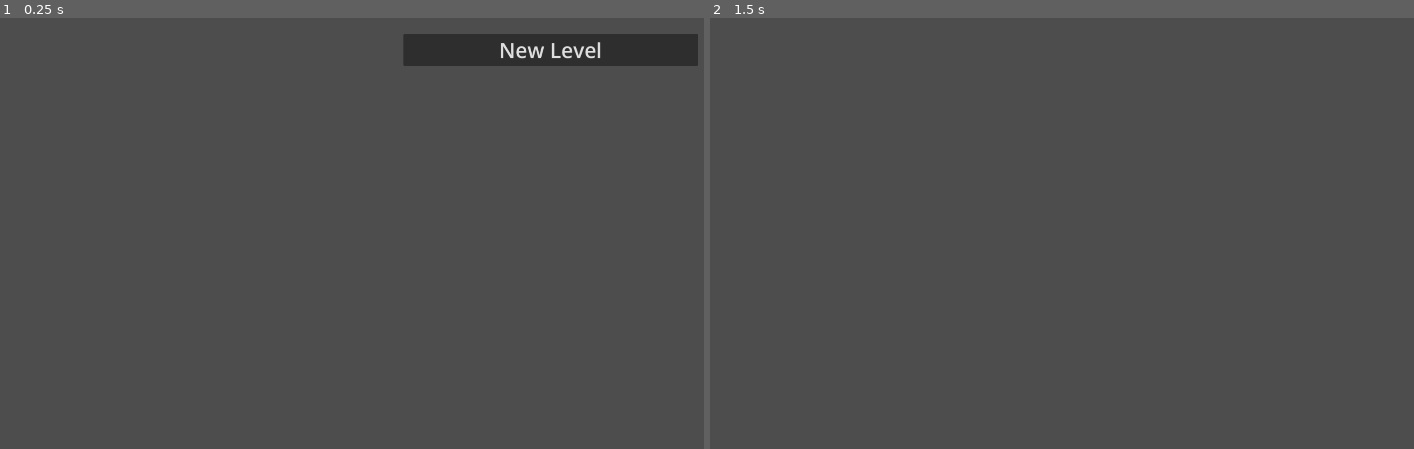
Above: before the commit, frames 1-2 (left to right).
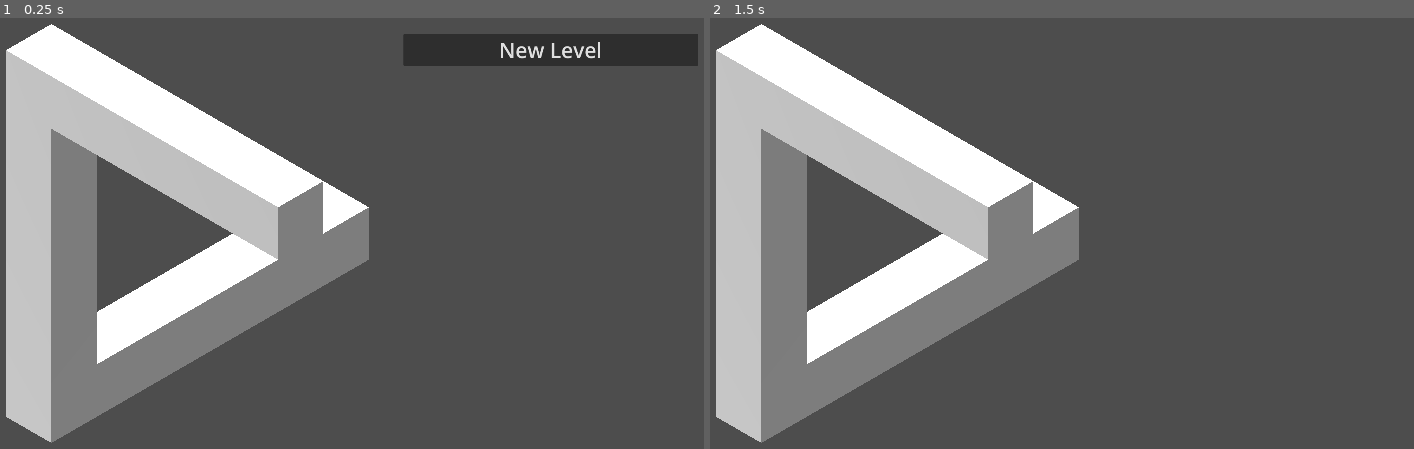
Above: after the commit, the same moments.

Repository: hangmanonbenzene/small_canyon
Game: Godot game, scene res://app/main/main.tscn
Same seed, same stepped clock (60 frames per second), same inputs: the game is played once before the commit and once after it.
Inputs:
- Up to frame 1 (0.25 s): no input
- Up to frame 2 (1.5 s): click "New Level" at 0.5 s; tap Enter at 1.25 s; hold Space (toggle_cam) from 1.28 s (still down)

The runs differ from the first frame. In frame 1, 27% of the frame differs, in the area x 0-86%, y 1-99%; in frame 2, 27%.

Commit message:
start 3d world

Diff:
--- /dev/null
+++ b/app/main/3d_world.gd
@@ -0,0 +1,11 @@
+extends Node3D
+
+
+# Called when the node enters the scene tree for the first time.
+func _ready() -> void:
+	pass # Replace with function body.
+
+
+# Called every frame. 'delta' is the elapsed time since the previous frame.
+func _process(_delta: float) -> void:
+	pass
--- /dev/null
+++ b/app/main/camera_3d.gd
@@ -0,0 +1,5 @@
+extends Camera3D
+
+
+func _ready() -> void:
+	rotation_degrees = Vector3(-35.264, 45, 0)
--- a/app/main/main.tscn
+++ b/app/main/main.tscn
@@ -1,14 +1,151 @@
-[gd_scene load_steps=4 format=3 uid="uid://cj1l6gmrktmob"]
+[gd_scene load_steps=9 format=3 uid="uid://cj1l6gmrktmob"]
 
 [ext_resource type="Script" uid="uid://bwfy1bk3qso2u" path="res://app/main/main.gd" id="1_ig7tw"]
+[ext_resource type="Script" uid="uid://b5xxv3ttcbnbp" path="res://app/main/3d_world.gd" id="2_3hrc4"]
 [ext_resource type="Script" uid="uid://0p7qwmwduce" path="res://app/main/main_menu.gd" id="2_uehq1"]
 [ext_resource type="PackedScene" uid="uid://jx6twfvue1m3" path="res://app/main/level_button.tscn" id="3_2c3py"]
+[ext_resource type="Script" uid="uid://b7a3pufhsrshv" path="res://app/main/camera_3d.gd" id="3_uttb8"]
+
+[sub_resource type="BoxMesh" id="BoxMesh_3hrc4"]
+
+[sub_resource type="StandardMaterial3D" id="StandardMaterial3D_3hrc4"]
+
+[sub_resource type="BoxMesh" id="BoxMesh_uttb8"]
 
 [node name="main" type="Node" node_paths=PackedStringArray("menus")]
 script = ExtResource("1_ig7tw")
 menus = NodePath("menus")
 
 [node name="3d_world" type="Node3D" parent="."]
+script = ExtResource("2_3hrc4")
+
+[node name="camera_and_light" type="Node3D" parent="3d_world"]
+
+[node name="Camera3D" type="Camera3D" parent="3d_world/camera_and_light"]
+transform = Transform3D(1, 0, 0, 0, 1, 0, 0, 0, 1, 10, 10, 10)
+projection = 1
+size = 7.0
+script = ExtResource("3_uttb8")
+
+[node name="DirectionalLight3D" type="DirectionalLight3D" parent="3d_world/camera_and_light"]
+light_energy = 0.5
+
+[node name="DirectionalLight3D2" type="DirectionalLight3D" parent="3d_world/camera_and_light"]
+transform = Transform3D(1, 0, 0, 0, -4.371139e-08, 1, 0, -1, -4.371139e-08, 0, 0, 0)
+
+[node name="DirectionalLight3D3" type="DirectionalLight3D" parent="3d_world/camera_and_light"]
+transform = Transform3D(-4.371139e-08, 0, 1, 0, 1, 0, -1, 0, -4.371139e-08, 0, 0, 0)
+light_energy = 0.2
+
+[node name="main_menu" type="Node3D" parent="3d_world"]
+
+[node name="MeshInstance3D" type="MeshInstance3D" parent="3d_world/main_menu"]
+transform = Transform3D(1, 0, 0, 0, 1, 0, 0, 0, 1, -3, -3, 0)
+mesh = SubResource("BoxMesh_3hrc4")
+skeleton = NodePath("")
+surface_material_override/0 = SubResource("StandardMaterial3D_3hrc4")
+
+[node name="MeshInstance3D5" type="MeshInstance3D" parent="3d_world/main_menu"]
+transform = Transform3D(1, 0, 0, 0, 1, 0, 0, 0, 1, -3, -3, 1)
+mesh = SubResource("BoxMesh_3hrc4")
+skeleton = NodePath("")
+surface_material_override/0 = SubResource("StandardMaterial3D_3hrc4")
+
+[node name="MeshInstance3D6" type="MeshInstance3D" parent="3d_world/main_menu"]
+transform = Transform3D(1, 0, 0, 0, 1, 0, 0, 0, 1, -3, -3, 2)
+mesh = SubResource("BoxMesh_3hrc4")
+skeleton = NodePath("")
+surface_material_override/0 = SubResource("StandardMaterial3D_3hrc4")
+
+[node name="MeshInstance3D7" type="MeshInstance3D" parent="3d_world/main_menu"]
+transform = Transform3D(1, 0, 0, 0, 1, 0, 0, 0, 1, -3, -3, 3)
+mesh = SubResource("BoxMesh_3hrc4")
+skeleton = NodePath("")
+surface_material_override/0 = SubResource("StandardMaterial3D_3hrc4")
+
+[node name="MeshInstance3D8" type="MeshInstance3D" parent="3d_world/main_menu"]
+transform = Transform3D(1, 0, 0, 0, 1, 0, 0, 0, 1, -3, -2, 3)
+mesh = SubResource("BoxMesh_3hrc4")
+skeleton = NodePath("")
+surface_material_override/0 = SubResource("StandardMaterial3D_3hrc4")
+
+[node name="MeshInstance3D9" type="MeshInstance3D" parent="3d_world/main_menu"]
+transform = Transform3D(1, 0, 0, 0, 1, 0, 0, 0, 1, -3, -1, 3)
+mesh = SubResource("BoxMesh_3hrc4")
+skeleton = NodePath("")
+surface_material_override/0 = SubResource("StandardMaterial3D_3hrc4")
+
+[node name="MeshInstance3D10" type="MeshInstance3D" parent="3d_world/main_menu"]
+transform = Transform3D(1, 0, 0, 0, 1, 0, 0, 0, 1, -3, 0, 3)
+mesh = SubResource("BoxMesh_3hrc4")
+skeleton = NodePath("")
+surface_material_override/0 = SubResource("StandardMaterial3D_3hrc4")
+
+[node name="MeshInstance3D11" type="MeshInstance3D" parent="3d_world/main_menu"]
+transform = Transform3D(1, 0, 0, 0, 1, 0, 0, 0, 1, -3, 1, 3)
+mesh = SubResource("BoxMesh_3hrc4")
+skeleton = NodePath("")
+surface_material_override/0 = SubResource("StandardMaterial3D_3hrc4")
+
+[node name="MeshInstance3D12" type="MeshInstance3D" parent="3d_world/main_menu"]
+transform = Transform3D(1, 0, 0, 0, 1, 0, 0, 0, 1, -3, 2, 3)
+mesh = SubResource("BoxMesh_3hrc4")
+skeleton = NodePath("")
+surface_material_override/0 = SubResource("StandardMaterial3D_3hrc4")
+
+[node name="MeshInstance3D13" type="MeshInstance3D" parent="3d_world/main_menu"]
+transform = Transform3D(1, 0, 0, 0, 1, 0, 0, 0, 1, -3, 3, 3)
+mesh = SubResource("BoxMesh_3hrc4")
+skeleton = NodePath("")
+surface_material_override/0 = SubResource("StandardMaterial3D_3hrc4")
+
+[node name="MeshInstance3D14" type="MeshInstance3D" parent="3d_world/main_menu"]
+transform = Transform3D(1, 0, 0, 0, 1, 0, 0, 0, 1, -2, 3, 3)
+mesh = SubResource("BoxMesh_3hrc4")
+skeleton = NodePath("")
+surface_material_override/0 = SubResource("StandardMaterial3D_3hrc4")
+
+[node name="MeshInstance3D15" type="MeshInstance3D" parent="3d_world/main_menu"]
+transform = Transform3D(1, 0, 0, 0, 1, 0, 0, 0, 1, -1, 3, 3)
+mesh = SubResource("BoxMesh_3hrc4")
+skeleton = NodePath("")
+surface_material_override/0 = SubResource("StandardMaterial3D_3hrc4")
+
+[node name="MeshInstance3D16" type="MeshInstance3D" parent="3d_world/main_menu"]
+transform = Transform3D(1, 0, 0, 0, 1, 0, 0, 0, 1, 0, 3, 3)
+mesh = SubResource("BoxMesh_3hrc4")
+skeleton = NodePath("")
+surface_material_override/0 = SubResource("StandardMaterial3D_3hrc4")
+
+[node name="MeshInstance3D17" type="MeshInstance3D" parent="3d_world/main_menu"]
+transform = Transform3D(1, 0, 0, 0, 1, 0, 0, 0, 1, 1, 3, 3)
+mesh = SubResource("BoxMesh_3hrc4")
+skeleton = NodePath("")
+surface_material_override/0 = SubResource("StandardMaterial3D_3hrc4")
+
+[node name="MeshInstance3D18" type="MeshInstance3D" parent="3d_world/main_menu"]
+transform = Transform3D(4.371139e-08, -3.821371e-15, 1, -8.742278e-08, -1, 0, 1, -8.742278e-08, -4.371139e-08, 2, 3, 3)
+mesh = SubResource("BoxMesh_uttb8")
+skeleton = NodePath("")
+surface_material_override/0 = SubResource("StandardMaterial3D_3hrc4")
+
+[node name="MeshInstance3D2" type="MeshInstance3D" parent="3d_world/main_menu"]
+transform = Transform3D(1, 0, 0, 0, 1, 0, 0, 0, 1, -3, -3, -1)
+mesh = SubResource("BoxMesh_3hrc4")
+skeleton = NodePath("")
+surface_material_override/0 = SubResource("StandardMaterial3D_3hrc4")
+
+[node name="MeshInstance3D3" type="MeshInstance3D" parent="3d_world/main_menu"]
+transform = Transform3D(1, 0, 0, 0, 1, 0, 0, 0, 1, -3, -3, -2)
+mesh = SubResource("BoxMesh_3hrc4")
+skeleton = NodePath("")
+surface_material_override/0 = SubResource("StandardMaterial3D_3hrc4")
+
+[node name="MeshInstance3D4" type="MeshInstance3D" parent="3d_world/main_menu"]
+transform = Transform3D(1, 0, 0, 0, 1, 0, 0, 0, 1, -3, -3, -3)
+mesh = SubResource("BoxMesh_3hrc4")
+skeleton = NodePath("")
+surface_material_override/0 = SubResource("StandardMaterial3D_3hrc4")
 
 [node name="menus" type="Node" parent="." node_paths=PackedStringArray("main_menu", "level_buttons", "are_you_sure", "are_you_sure_label")]
 script = ExtResource("2_uehq1")
Not shown, added: app/main/3d_world.gd.uid
Not shown, added: app/main/camera_3d.gd.uid
